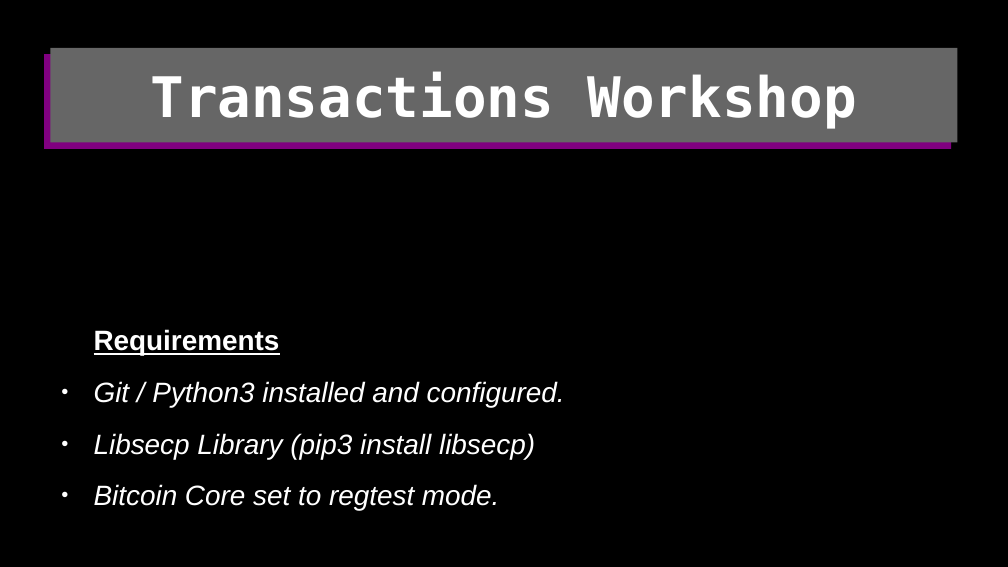
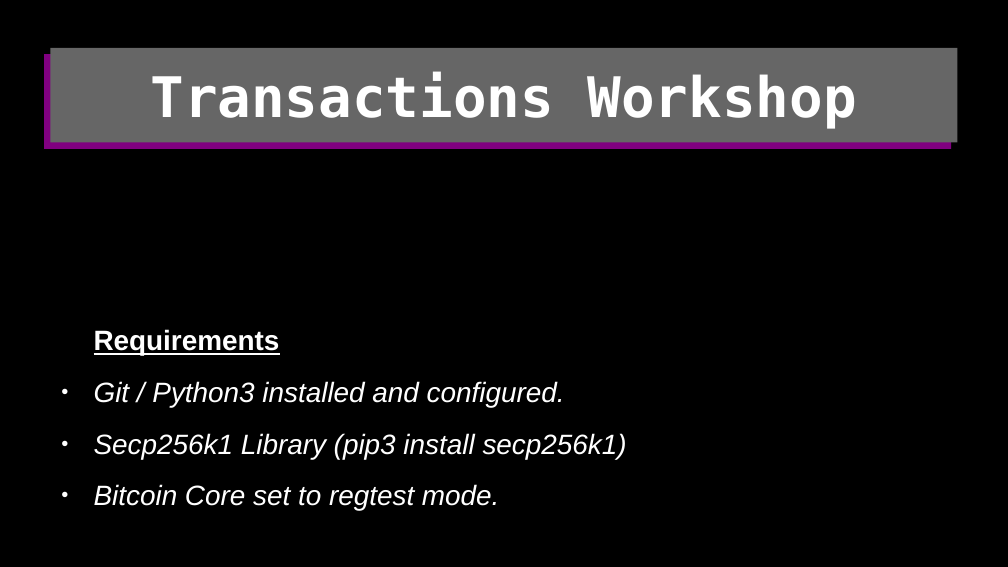
Before and after one commit to cmdruid/bitcoin-programming, a slide deck: slide 1 of slides/bitcoin-transactions-workshop.odp. Drawn at 1008x567 pixels with LibreOffice and Linux fonts; fonts in the diff are those of the drawing. Boxes give left, top, right and bottom in pixels: in the first picture for what was removed or moved away, otherwise in the second. Text is boxed around its words. In the diff, an @@ line names an element or a change of style, - is before the commit and + after.

```diff
--- a/slides/bitcoin-transactions-workshop.odp
+++ b/slides/bitcoin-transactions-workshop.odp
@@ subtitle at [94,433,627,459]: text changed @@
-● Libsecp Library (pip3 install libsecp)
+● Secp256k1 Library (pip3 install secp256k1)
```
Also in this commit, not shown: 2 other slides changed, 4 slides added, 3 slides removed, 8 other files.
